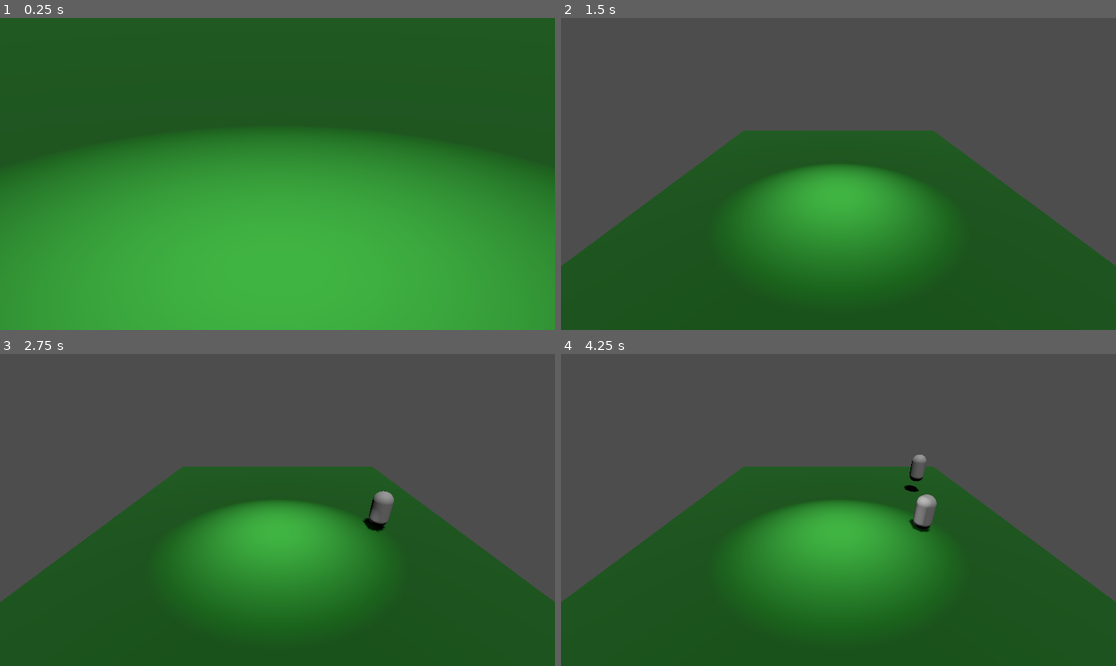
Above: before the commit, frames 1-4 (two rows, left to right).
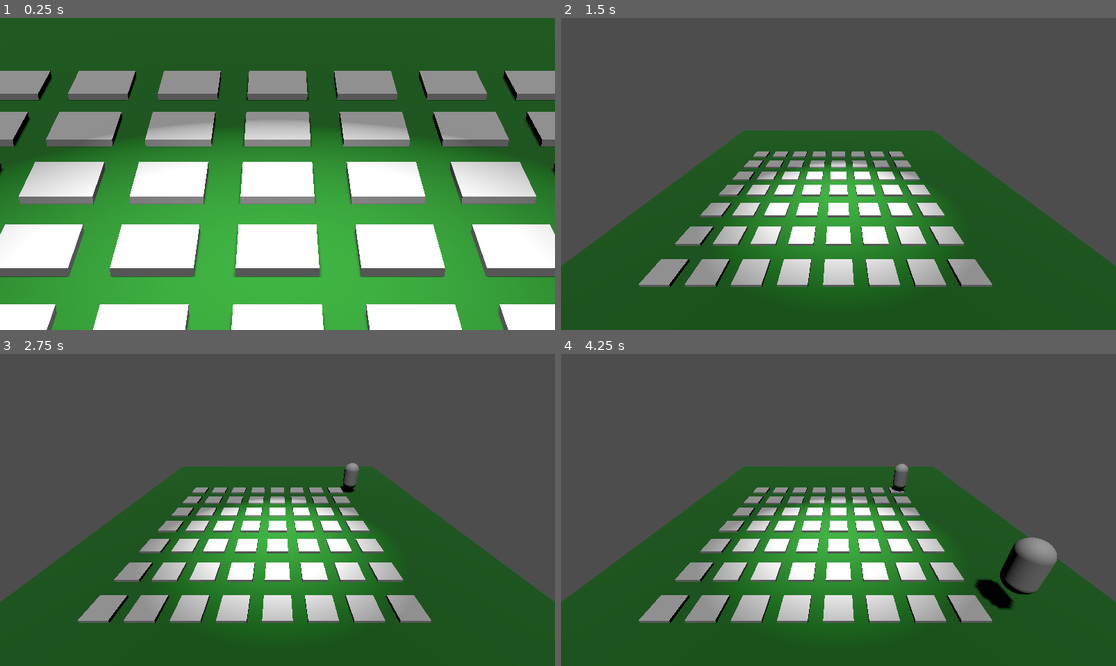
Above: after the commit, the same moments.

Repository: Hsaka/game-dev-collab
Game: Godot game, scene res://main.tscn
Two runs of this game, one before a commit and one after it. Both use one fixed random seed, a clock stepped at 60 frames per second and the inputs below.
Inputs (mouse positions are in pixels of both pictures, inside the frame that each line leads up to):
- Up to frame 1 (0.25 s): no input
- Up to frame 2 (1.5 s): tap Enter (ui_accept) at 0.5, 0.77, 1.25 s; move the mouse to (960, 158) at 0.52 s; hold D 0.53-1.28 s; hold F 0.53-1.28 s; click (960, 158) at 0.67 s; move the mouse to (727, 189) at 1.27 s; hold S from 1.28 s (still down); tap Space at 1.35 s
- Up to frame 3 (2.75 s): tap Enter (ui_accept) at 1.52, 2 s; move the mouse to (333, 441) at 2.02 s; release S at 2.03 s; hold D from 2.03 s (still down); hold F from 2.03 s (still down)
- Up to frame 4 (4.25 s): move the mouse to (810, 572) at 2.77 s; release D at 2.78 s; release F at 2.78 s; hold W 2.78-3.53 s; tap Space at 2.85 s; click (810, 572) at 2.92 s; tap Enter (ui_accept) at 3.02, 3.77 s; move the mouse to (1005, 556) at 3.52 s; hold A from 3.53 s (still down); hold F from 3.53 s (still down)

The runs differ from the first frame. In frame 1, 42% of the frame differs, in the area x 0-100%, y 16-100%; in frame 2, 10%; in frame 3, 11%; in frame 4, 13%.

Commit message:
added player defense palce holder

Diff:
--- a/main.gd
+++ b/main.gd
@@ -1,26 +1,53 @@
 extends Node3D
 
 @export var enemy_scene = preload("res://enemy.tscn")
-const rows_count = 7
-const rows_width = 6.0
-@export var spawn_frequency = 1000
-@export var spawn_timeout = 2
+@export var defense_scene = preload("res://defense.tscn")
+@export var rows_count = 7
+@export var rows_thickness = 6.0
+@export var columns_count = 8
+@export var columns_thickness = 6.0
+@export var spawn_timeout = 2.0
+@export var scatter = 0.125
+@export var x_offset = 0.0
+@export var z_offset = 0.0
 
 var rows = []
 var enemy
+var defense
 var spawn_time = 0.0
+var dist_tracker = []
+var z_selector = 0
 
 # Called when the node enters the scene tree for the first time.
 func _ready():
 	for index in range(rows_count):
-		rows.append((index * rows_width / rows_count) - rows_width/2.0)
+		rows.append((index * rows_thickness / rows_count) - rows_thickness/2.0)
+		dist_tracker.append(0)
+
+	for z in range(rows_count):
+		for x in range(columns_count):
+			defense = defense_scene.instantiate()
+			defense.position = Vector3(
+				x*columns_thickness/columns_count - (columns_thickness/2.0),
+				-0.14,
+				z*rows_thickness/rows_count - (rows_thickness/2.0)
+				)
+			add_child(defense)
 
 # Called every frame. 'delta' is the elapsed time since the previous frame.
 func _process(delta):
 	spawn_time += delta
 	if(spawn_time > spawn_timeout):
+		while(dist_tracker[z_selector] != 0):
+			z_selector = randi() % rows_count
+
+		for i in range(rows_count):
+			if(dist_tracker[i] != 0):
+				dist_tracker[i] -= 1
+		dist_tracker[z_selector] = 3
+
 		enemy = enemy_scene.instantiate()
-		enemy.position = Vector3(3, 1, rows[randi() % rows_count])
+		enemy.position = Vector3(3, 1, rows[z_selector] + randf()*scatter - scatter)
 		print(enemy.position.z)
 		add_child(enemy)
 		spawn_time = 0
Not shown, changed: build/web/index.apple-touch-icon.png
Not shown, changed: build/web/index.html
Not shown, changed: build/web/index.icon.png
Not shown, changed: build/web/index.pck
